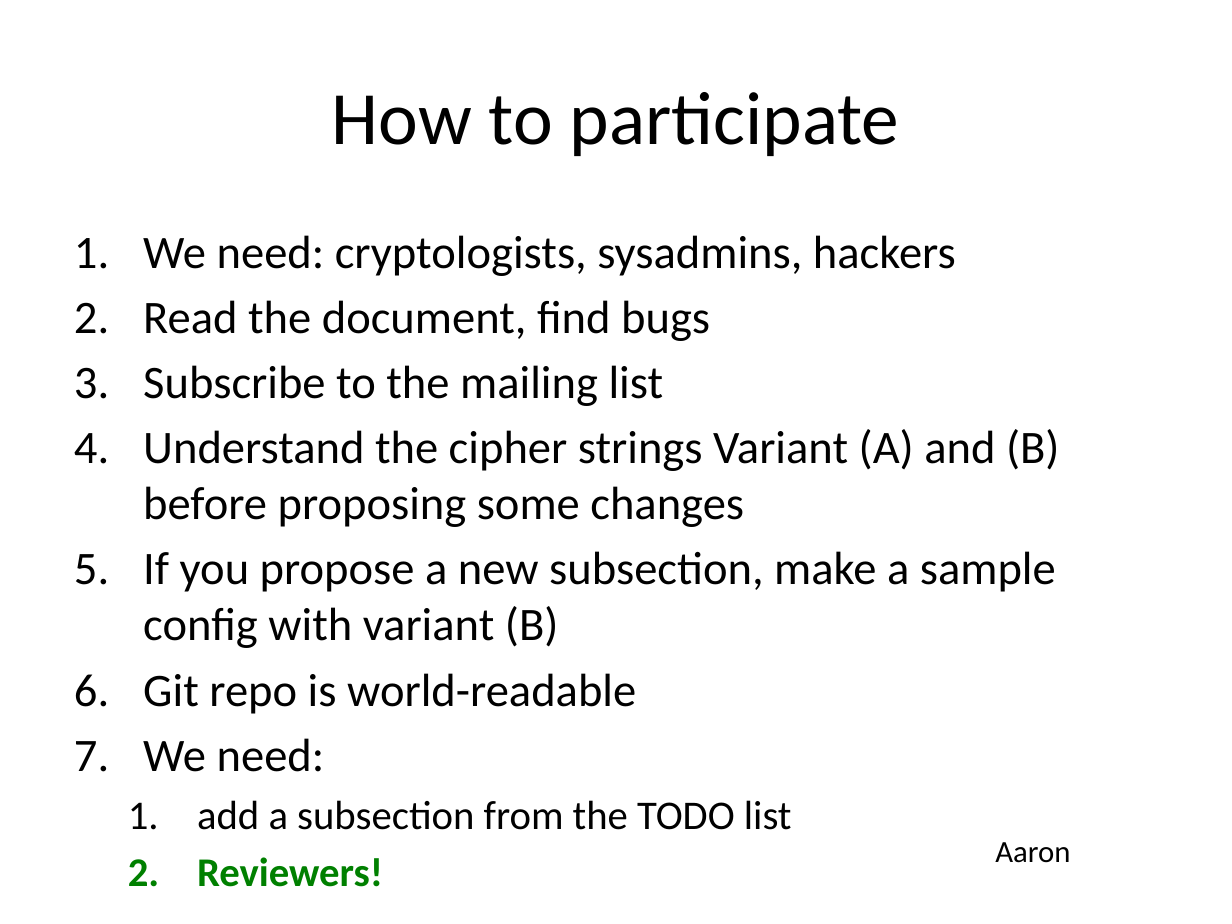
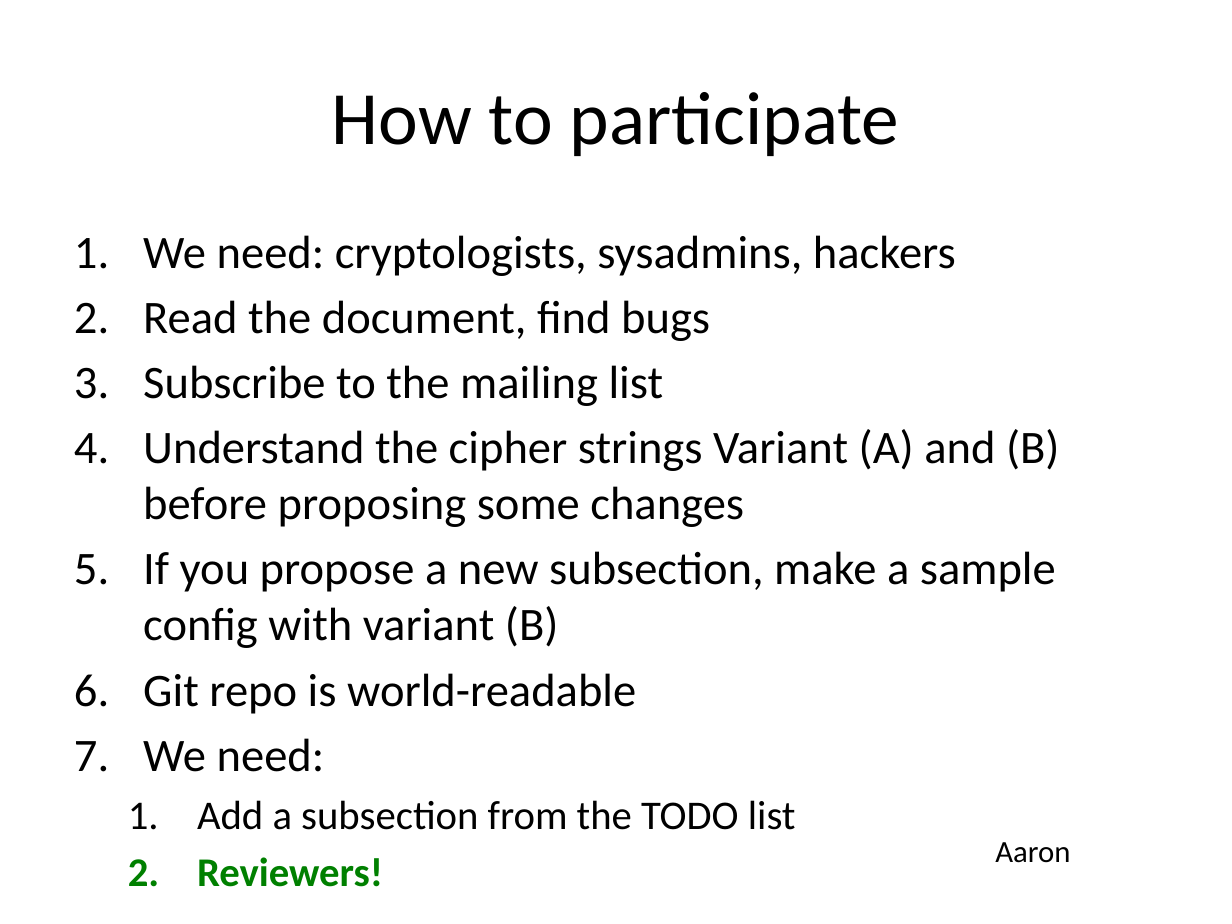
Before and after one commit to BetterCrypto/Applied-Crypto-Hardening, a slide deck: slide 39 of presentations/20131122-Deepsec-ACH project.pptx. Drawn at 1232x924 pixels with LibreOffice and Linux fonts; fonts in the diff are those of the drawing. Boxes give left, top, right and bottom in pixels: in the first picture for what was removed or moved away, otherwise in the second. Text is boxed around its words. In the diff, an @@ line names an element or a change of style, - is before the commit and + after.

```diff
--- a/presentations/20131122-Deepsec-ACH project.pptx
+++ b/presentations/20131122-Deepsec-ACH project.pptx
@@ text at [197,800,796,830]: text changed @@
-  1. add a subsection from the TODO list
+  1. Add a subsection from the TODO list
```
Also in this commit, not shown: 5 other slides changed.
